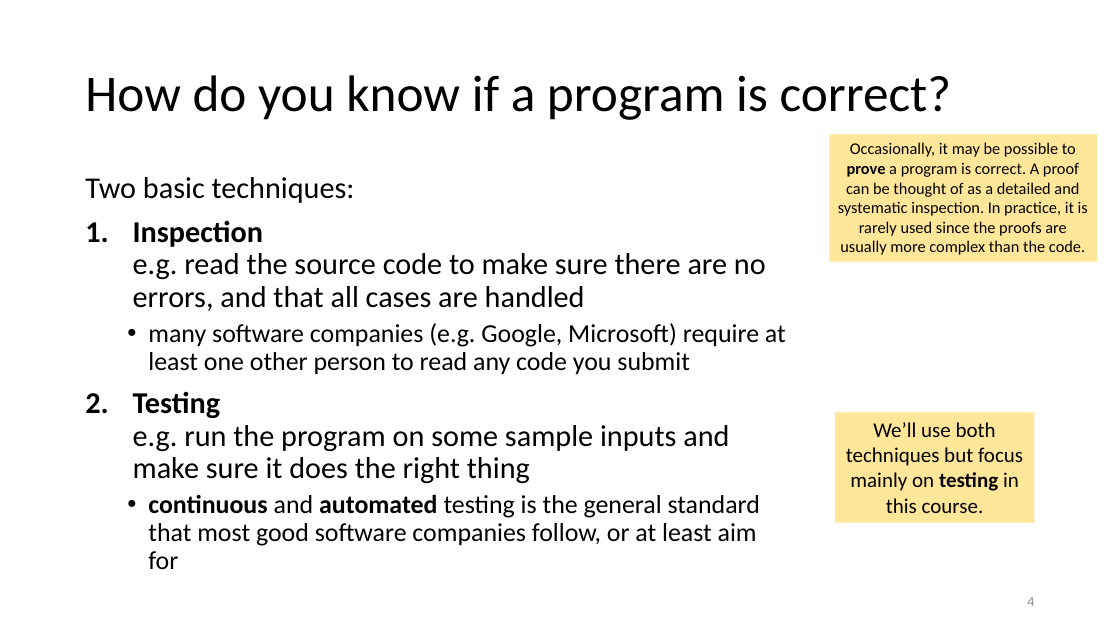
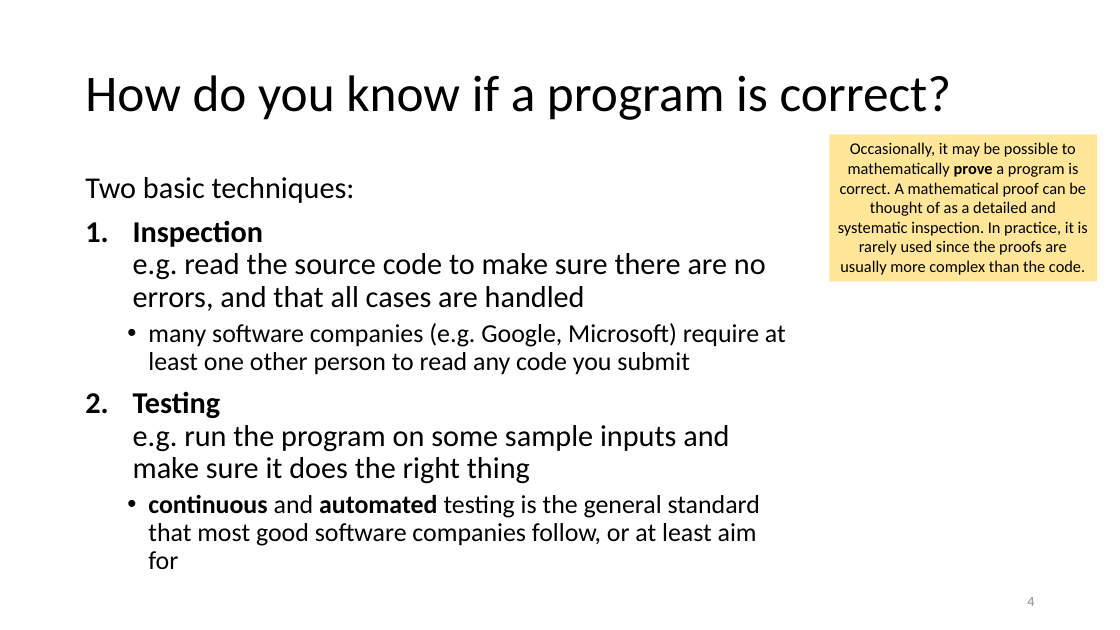
Before and after one commit to tjd1234/cmpt135spring2024, a slide deck: slide 4 of sample_code/week2/week2_cmpt135.pptx. Drawn at 1120x630 pixels with LibreOffice and Linux fonts; fonts in the diff are those of the drawing. Boxes give left, top, right and bottom in pixels: in the first picture for what was removed or moved away, otherwise in the second. Text is boxed around its words. In the diff, an @@ line names an element or a change of style, - is before the commit and + after.

```diff
--- a/sample_code/week2/week2_cmpt135.pptx
+++ b/sample_code/week2/week2_cmpt135.pptx
@@ rectangle "Occasionally, it may be possible ...": place and size @@
-rectangle "Occasionally, it may be possible ..." at bbox=[829, 134, 1096, 261]
+rectangle "Occasionally, it may be possible ..." at bbox=[829, 134, 1096, 281]
@@ text in rectangle at bbox=[838, 142, 1088, 275]: text changed @@
-Occasionally, it may be possible to prove a program is correct. A proof can be thought of as a detailed and systematic inspection. In practice, it is rarely used since the proofs are usually more complex than the code.
+Occasionally, it may be possible to mathematically prove a program is correct. A mathematical proof can be thought of as a detailed and systematic inspection. In practice, it is rarely used since the proofs are usually more complex than the code.
@@ rectangle removed at bbox=[835, 413, 1035, 523] @@
-We’ll use both techniques but focus mainly on testing in this course.
```
Also in this commit, not shown: 15 other slides changed, 20 slides added, 5 other files.
